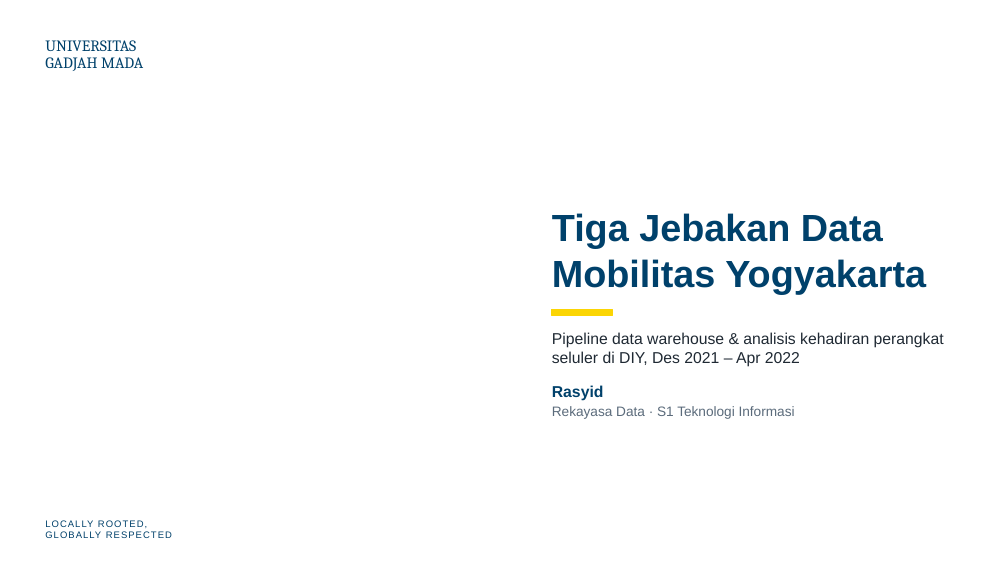
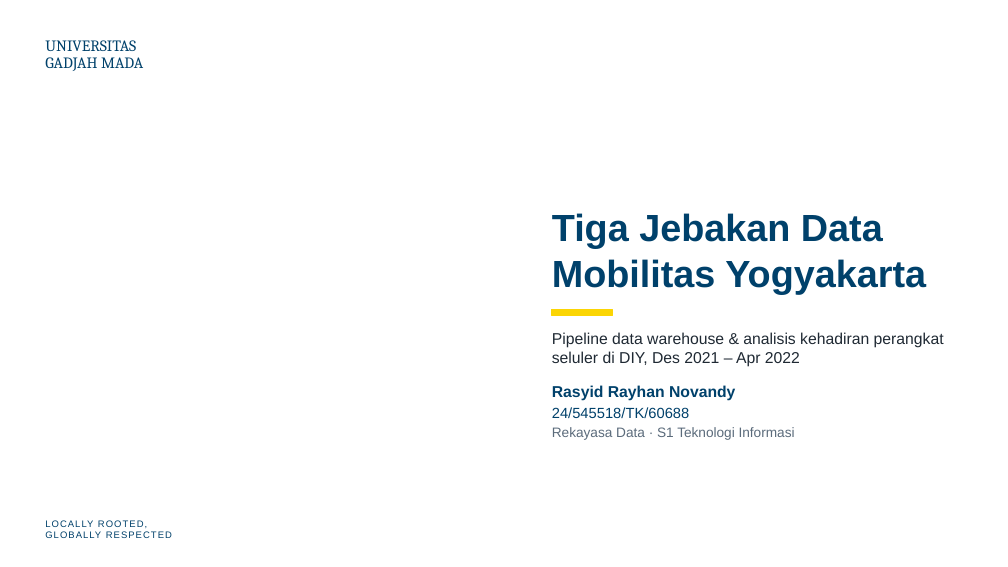
Before and after one commit to ReyMindThink/jogjapulse-mobility, a slide deck: slide 1 of docs/jogjapulse_presentasi.pptx. Drawn at 1008x567 pixels with LibreOffice and Linux fonts; fonts in the diff are those of the drawing; background and template pictures are left out. Boxes give left, top, right and bottom in pixels: in the first picture for what was removed or moved away, otherwise in the second. Text is boxed around its words. In the diff, an @@ line names an element or a change of style, - is before the commit and + after.

Commit message:
Slide: identitas lengkap & urutan jebakan sebelum temuan

```diff
--- a/docs/jogjapulse_presentasi.pptx
+++ b/docs/jogjapulse_presentasi.pptx
@@ text at (x1=552, y1=385, x2=735, y2=418): text changed @@
-Rasyid
+Rasyid Rayhan Novandy
+24/545518/TK/60688
```
Also in this commit, not shown: 2 other slides changed.
